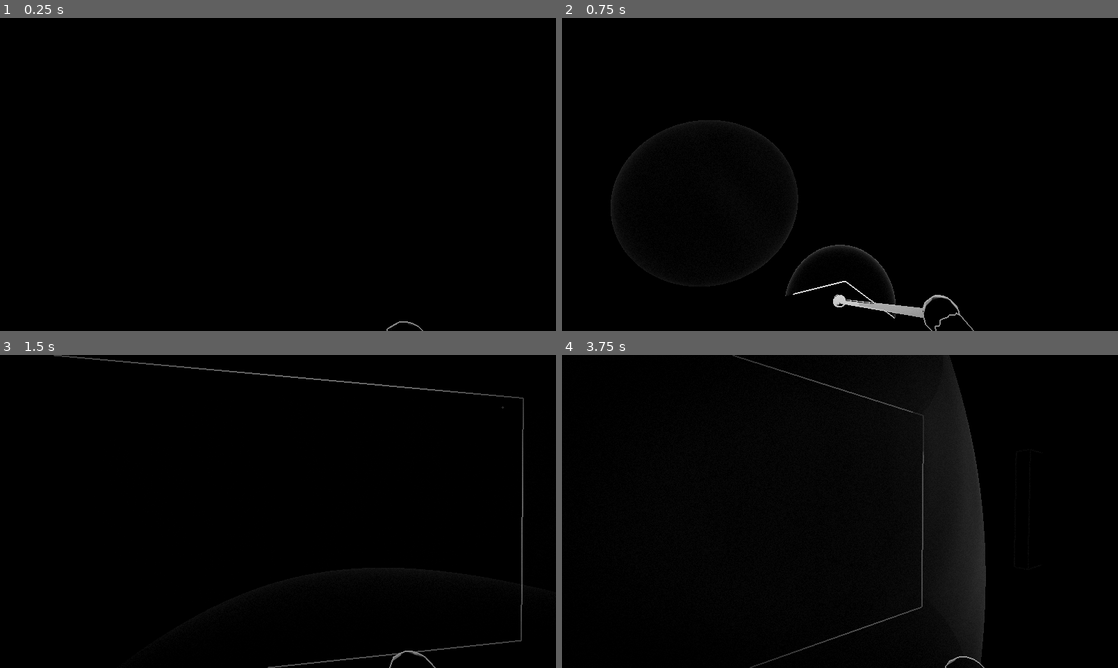
Above: before the commit, frames 1-4 (two rows, left to right).
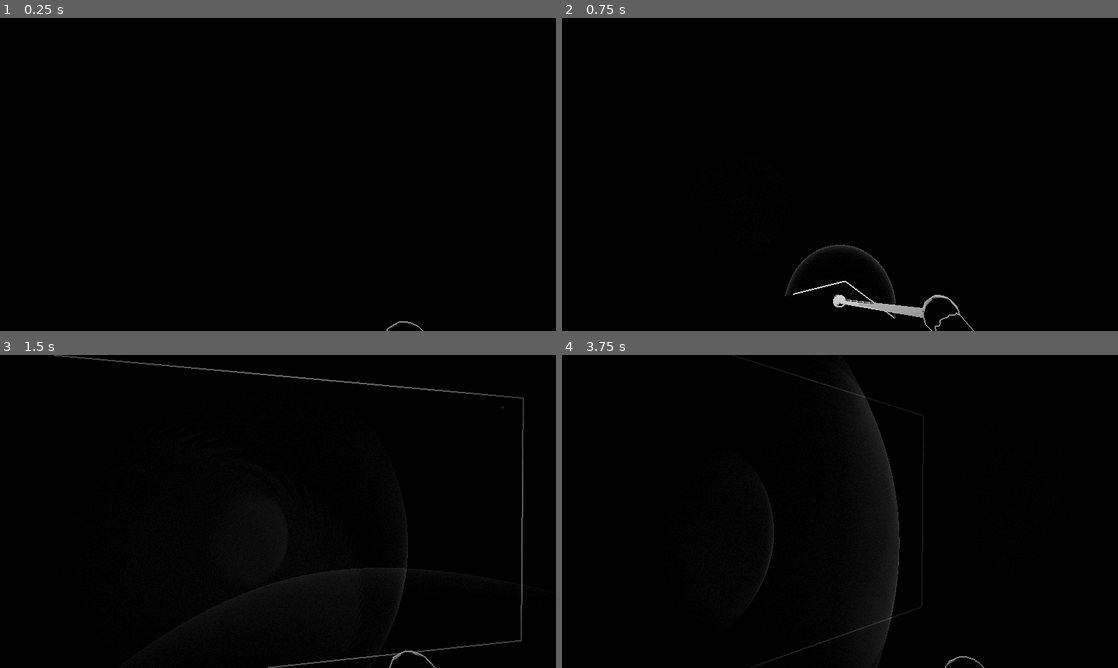
Above: after the commit, the same moments.

Repository: cleveralbatraoz/unseeing
Game: Godot game, scene res://scenes/main.tscn
Same seed, same stepped clock (60 frames per second), same inputs: the game is played once before the commit and once after it.
Inputs (mouse positions are in pixels of both pictures, inside the frame that each line leads up to):
- Up to frame 1 (0.25 s): no input
- Up to frame 2 (0.75 s): tap Enter at 0.5 s; move the mouse to (867, 174) at 0.52 s; hold W (move_forward) from 0.53 s (still down); click (867, 174) at 0.67 s
- Up to frame 3 (1.5 s): keep holding W (move_forward); move the mouse to (250, 511) at 1.27 s
- Up to frame 4 (3.75 s): keep holding W (move_forward); move the mouse to (851, 505) at 2.02 s; move the mouse to (834, 517) at 2.77 s; click (834, 517) at 2.92 s; move the mouse to (878, 514) at 3.52 s

Frame 1 is identical in both runs. In frame 2, 0.2% of the frame differs, in the area x 8-43%, y 32-86%; in frame 3, less than 0.1%; in frame 4, 4.9%, in the area x 30-77%, y 0-99%.

Commit message:
The fan blows a real wind: a sweeping cone of waves, walled into its room

Diff:
--- a/game/scripts/fan.gd
+++ b/game/scripts/fan.gd
@@ -3,15 +3,18 @@
 ## A constant sound source: an oscillating pedestal fan. A blind person
 ## FEELS a steady source even from another room, so the fan's hum is pulse
 ## type 3 ("source hum"): its wave shells pass through walls muffled instead
-## of being cut like every player-made sound. The head pivots left and right
-## while the blades spin; each hum is born at the moving hub, and the head
-## carries a real collider that pivots with it, so the cane and echo rays
-## strike the fan like anything else in the world.
+## of being cut like every player-made sound — but its waves REVEAL only
+## the fan's own room (the shader clips them to u_hum_room). The fan blows
+## a steady DIRECTED wash: a cone of waves out of the pivoting head, born
+## so often they read as one continuous stream sweeping the room like a
+## lighthouse. The head carries a real collider that pivots with it, so the
+## cane and echo rays strike the fan like anything else in the world.
 
-const WHOOSH_EVERY := 1.15   # seconds between hums — the room breathes
+const WHOOSH_EVERY := 0.4    # so frequent the wash reads as continuous
 const HUM_RANGE := 9.0       # meters a hum travels
 const HUM_SPEED := 4.5
 const HUM_GAIN := 0.75
+const BEAM_COS := 0.85       # cos of the wash cone's half-angle (~32°)
 const PIVOT_RANGE := 0.85    # rad each way from the mounting yaw
 const PIVOT_SPEED := 0.55
 const SPIN_SPEED := 9.0      # rad/s — reads as motion across reveals
@@ -84,7 +87,10 @@
 	if t < _next_whoosh:
 		return
 	_next_whoosh = t + WHOOSH_EVERY
-	pulses.emit(3, _spinner.global_position, HUM_RANGE, HUM_SPEED, HUM_GAIN, t)
+	# the wash blows where the head points right now: a sweeping beam
+	var fwd := -_pivot.global_transform.basis.z
+	pulses.emit(3, _spinner.global_position, HUM_RANGE, HUM_SPEED, HUM_GAIN, t,
+			fwd, BEAM_COS)
 
 func _mesh(parent: Node3D, m: Mesh, at: Vector3, rx := 0.0) -> void:
 	var mi := MeshInstance3D.new()
--- a/game/scripts/main.gd
+++ b/game/scripts/main.gd
@@ -60,6 +60,10 @@
 	fan.position = Vector3(8.6, 0, 4.4)
 	fan.rotation.y = PI * 0.5   # mounted facing the shared wall
 	add_child(fan)
+	# the fan's room (east area, wall centerlines): its waves reveal nothing
+	# beyond these bounds — walls stop air, even though the shells are felt
+	for m: ShaderMaterial in [data_mat, cane_mat, body_mat, post_mat]:
+		m.set_shader_parameter("u_hum_room", Vector4(6.4, 0.6, 19.4, 8.0))
 	player = UnseeingPlayer.new()
 	player.pulses = pulses
 	add_child(player)
--- a/game/shaders/data_pass.gdshader
+++ b/game/shaders/data_pass.gdshader
@@ -38,7 +38,7 @@
 		float radius = d.z * age;
 		if (dist > min(radius, d.y)) { continue; }
 		vec3 to_src = (u_ppos[i] - v_world) / max(dist, 0.001);
-		float cone = pulse_cone(u_pdir[i], -to_src);
+		float cone = pulse_cone(u_pdir[i], -to_src) * hum_room_mask(typ, v_world);
 		// only the struck spot lights: ignition falls off fast from the source
 		float atten = 1.0 / (1.0 + dist * dist * 0.06);
 		float ga = age - dist / d.z;
--- a/game/tests/run_tests.gd
+++ b/game/tests/run_tests.gd
@@ -106,6 +106,11 @@
 	check(hi > SoundFan.PIVOT_RANGE * 0.9 and lo < -SoundFan.PIVOT_RANGE * 0.9,
 			"fan: pivot sweeps fully both ways")
 	check(SoundFan.spin_angle(1.0) != SoundFan.spin_angle(1.1), "fan: blades spin")
+	# a hum slot lives ring + 2s; the constant wash must not flood the pool
+	var concurrent := (SoundFan.HUM_RANGE / SoundFan.HUM_SPEED + 2.0) / SoundFan.WHOOSH_EVERY
+	check(concurrent <= 12.0, "fan: constant wash stays within slot headroom")
+	check(SoundFan.BEAM_COS > 0.7 and SoundFan.BEAM_COS < 0.95,
+			"fan: wash is a directed cone, not a laser and not omni")
 
 ## The map builder's box math trusts axis alignment.
 func _test_map_segments_axis_aligned() -> void:
Not shown, changed: game/shaders/pulse_pool.gdshaderinc
